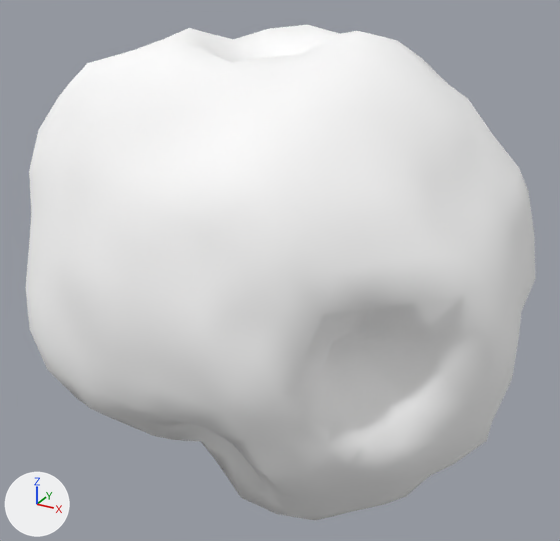
The glTF model assets/asteroids/asteroid_21.glb as it was, and as the next commit left it.
Camera for both pictures: a 50 mm camera at (1.33, -2.39, 1.234) aimed at (0.004, 0.019, 0.029). The lights are fixed; the arrows at lower left show +X, +Y and +Z. The first picture is the older version. Vertices at exactly the same position are counted once.

In view in the first picture: 'Asteroid_21'.
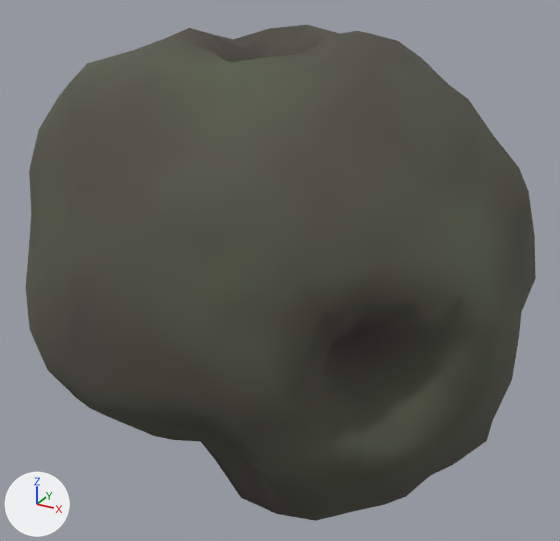
Pixel boxes (x1, y1, x2, y2) of what changed, in the pictures (560 x 541 px):
```json
{"object": "Asteroid_21", "change": "recoloured", "before": [25, 25, 536, 521], "after": [25, 25, 536, 521], "on screen": "darker"}
```

Edits to the scene script, one JSON object a line:
```json
{"block": "mat_asteroidrock_21", "where": "n0 = _N.new('ShaderNodeBsdfPrincipled'); n0.name = 'Principled BSDF'"}
{"op": "remove", "block": "mat_asteroidrock_21", "code": "n0.inputs[0].default_value = (1.0, 1.0, 1.0, 1.0)  # 'Base Color', white #ffffff"}
{"op": "set", "path": "n0.inputs[1].default_value", "old": "0.0432", "new": "0.0323", "note": "'Metallic'"}
{"op": "set", "path": "n0.inputs[2].default_value", "old": "0.888", "new": "0.891", "note": "'Roughness'"}
{"op": "add", "block": "mat_asteroidrock_21", "code": "n2 = _N.new('ShaderNodeVertexColor'); n2.name = 'Color Attribute'"}
{"op": "add", "block": "mat_asteroidrock_21", "code": "_L.new(n2.outputs[0], n0.inputs[0])  # 'Color' to 'Base Color'"}
{"block": "me_icosphere", "where": "me_icosphere.from_pydata(...)  # 642 vertices, 1280 faces; spans x -0.98..0.95, y -0.75..0.75, z -0.9..0.92"}
{"block": "me_icosphere", "where": "# used by ob_asteroid_21; location = (0.0, 0.0, 0.0)"}
{"block": "me_icosphere", "change": "me_icosphere part 1: vertex colours changed"}
```
